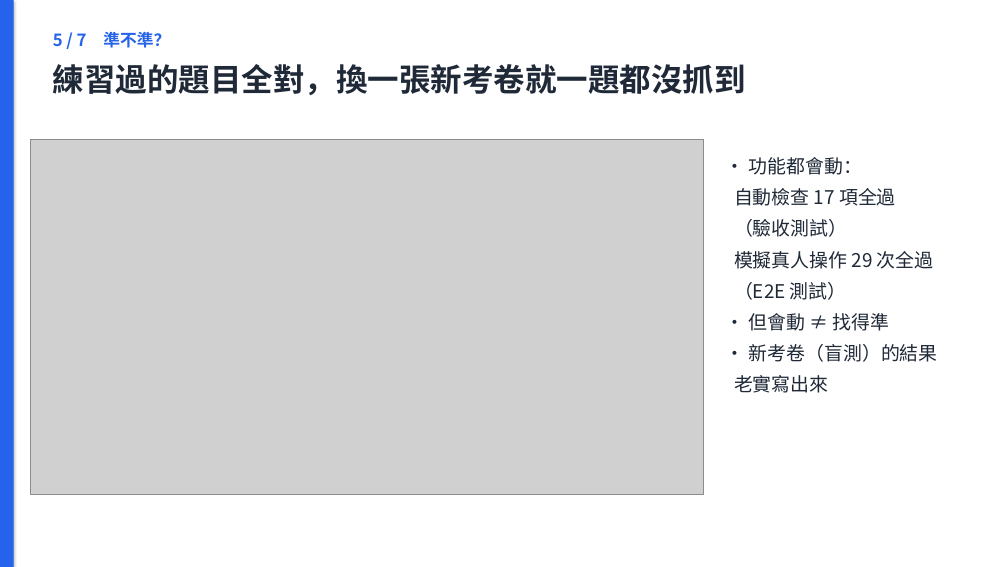
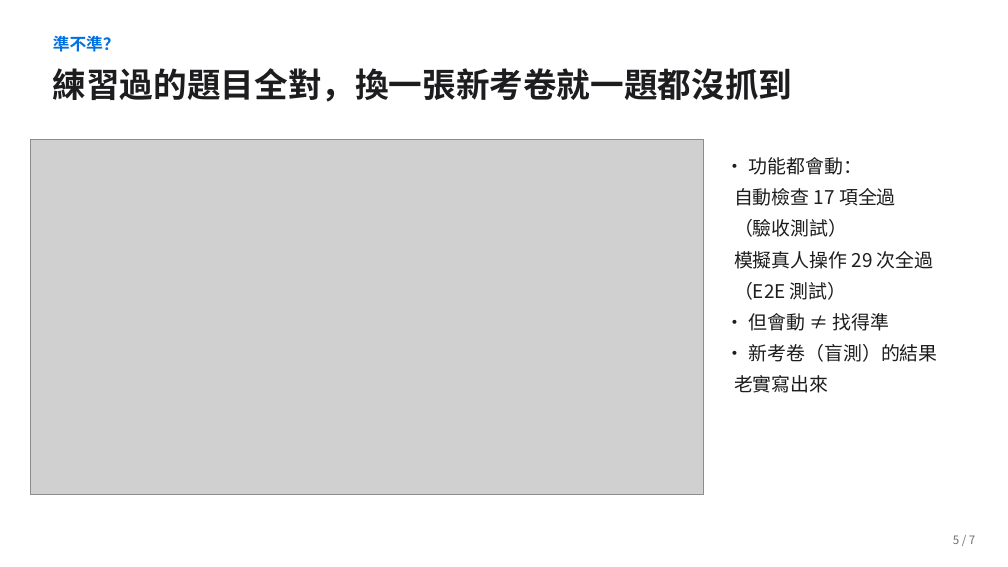
Before and after one commit to jaylooloomi/contract-check, a slide deck: slide 7 of docs/deck/合約外規檢查_簡報.pptx. Drawn at 1008x567 pixels with LibreOffice and Linux fonts; fonts in the diff are those of the drawing; grey boxes stand for pictures. Boxes give left, top, right and bottom in pixels: in the first picture for what was removed or moved away, otherwise in the second. Text is boxed around its words. In the diff, an @@ line names an element or a change of style, - is before the commit and + after.

```diff
--- a/docs/deck/合約外規檢查_簡報.pptx
+++ b/docs/deck/合約外規檢查_簡報.pptx
@@ rectangle removed at [0, 0, 14, 567] @@
@@ text at [53, 35, 120, 52]: text changed; text colour #2563EB to #0071E3 @@
-5 / 7 準不準？
+準不準？
@@ text "練習過的題目全對，換一張新考卷就一題都沒抓到" at [53, 68, 792, 102]: size 30 to 32 pt, text colour #1F2937 to #1D1D1F @@
@@ text "• 功能都會動：" at [734, 157, 938, 393]: text colour #1F2937 to #1D1D1F @@
@@ text added at [953, 535, 975, 544], 11 pt, text #6E6E73 @@
+5 / 7
```
Also in this commit, not shown: 9 other slides changed, 13 other files.
